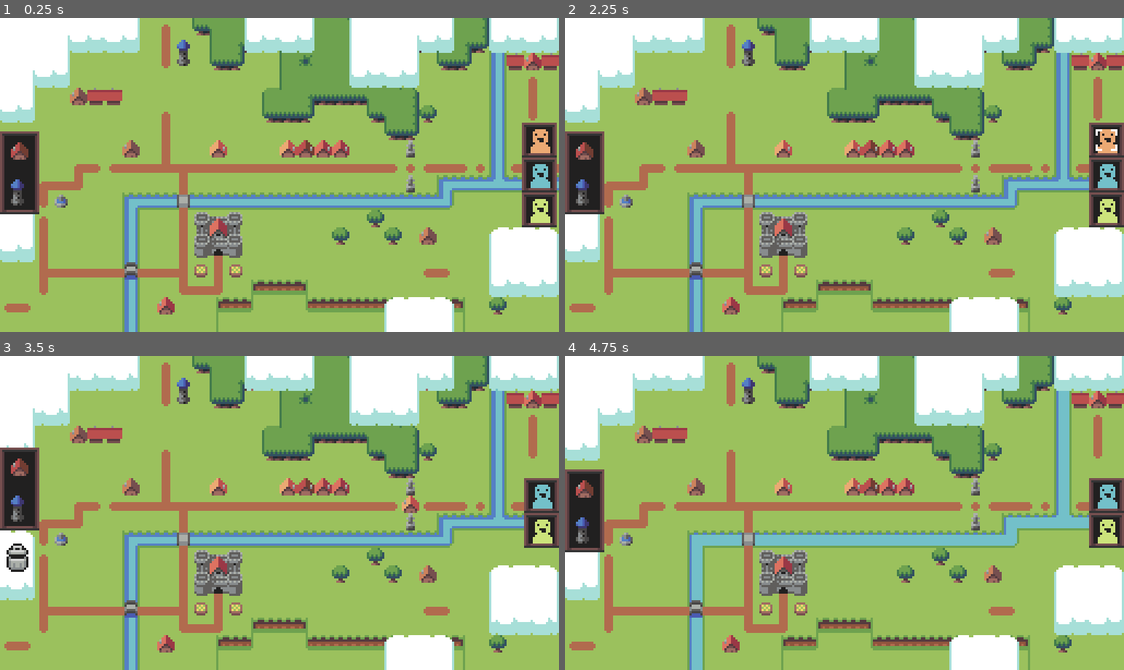
Above: before the commit, frames 1-4 (two rows, left to right).
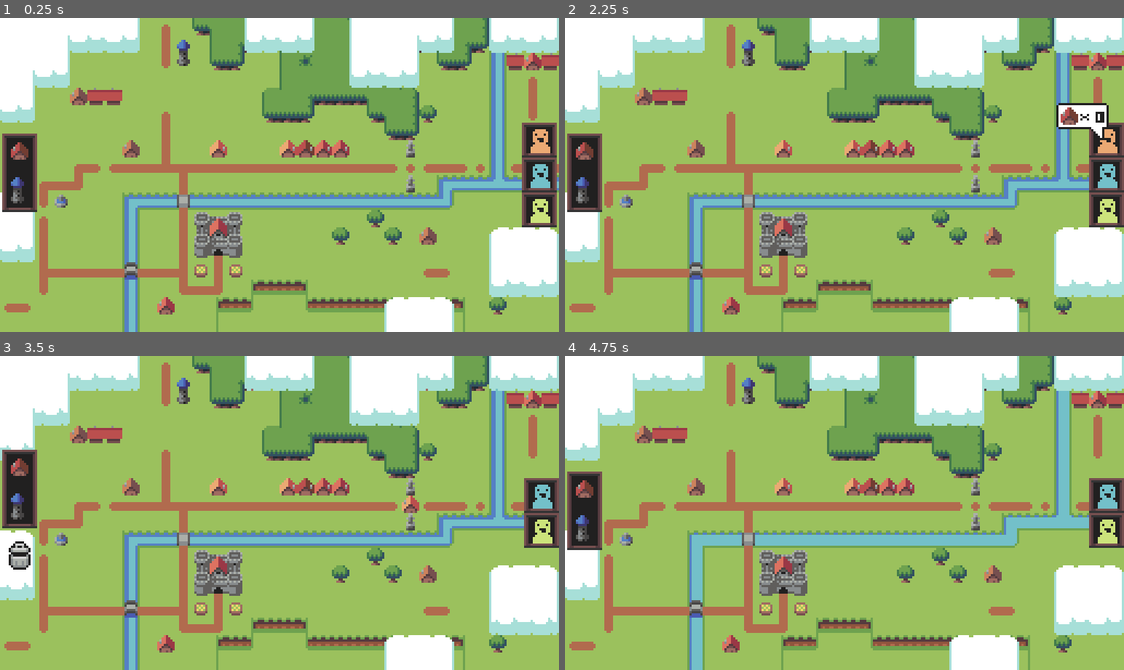
Above: after the commit, the same moments.

Repository: food-please/LSJ3
Game: Godot game, scene res://src/main.tscn
Same seed, same stepped clock (60 frames per second), same inputs: the game is played once before the commit and once after it.
Inputs (mouse positions are in pixels of both pictures, inside the frame that each line leads up to):
- Up to frame 1 (0.25 s): no input
- Up to frame 2 (2.25 s): click (1107, 140) at 0.52 s; click (1107, 140) at 1.27 s; click (1107, 140) at 2.02 s
- Up to frame 3 (3.5 s): tap Enter (ui_accept) at 2.75, 3.02 s; move the mouse to (402, 497) at 2.77 s; press the mouse at (402, 497) at 2.78 s
- Up to frame 4 (4.75 s): release the mouse at (967, 497) at 3.5 s; tap Enter (ui_accept) at 3.5 s; drag from (587, 556) to (816, 575) at 3.52 s; move the mouse to (900, 443) at 4.27 s; press the mouse at (900, 443) at 4.28 s

The runs differ from the first frame. In frame 1, 0.9% of the frame differs, in the area x 0-8%, y 36-63%; in frame 2, 1.7%, in the area x 0-99%, y 27-63%; in frame 3, 1.2%; in frame 4, 0.9%.

Commit message:
Add construction requirements UI bubble

Diff:
--- a/src/ui/constructions/bubble/construction_bubble.tscn
+++ b/src/ui/constructions/bubble/construction_bubble.tscn
@@ -1,29 +1,53 @@
-[gd_scene load_steps=3 format=3 uid="uid://btp6rpsson4se"]
+[gd_scene load_steps=5 format=3 uid="uid://btp6rpsson4se"]
 
 [ext_resource type="Texture2D" uid="uid://cnvnuu48rr8jx" path="res://src/ui/constructions/bubble/requirements_bubble.atlastex" id="1_oyuum"]
+[ext_resource type="Script" path="res://src/ui/constructions/bubble/ui_construction_bubble.gd" id="1_shspb"]
 [ext_resource type="PackedScene" uid="uid://0w7bjhs8khei" path="res://src/ui/constructions/bubble/construction_bubble_requirement.tscn" id="2_w2miv"]
+[ext_resource type="Texture2D" uid="uid://criotj0t8hc3s" path="res://src/ui/constructions/bubble/requirements_bubble_tail.atlastex" id="4_pgnlc"]
 
 [node name="ConstructionRequirementsBubble" type="Control"]
 layout_mode = 3
 anchors_preset = 0
+script = ExtResource("1_shspb")
+orientation = 3
 
-[node name="Background" type="NinePatchRect" parent="."]
-layout_mode = 0
-offset_right = 4.0
-offset_bottom = 4.0
+[node name="Bubble" type="MarginContainer" parent="."]
+layout_mode = 1
+offset_left = -1.0
+offset_top = 5.0
+offset_right = 23.0
+offset_bottom = 17.0
+
+[node name="Background" type="NinePatchRect" parent="Bubble"]
+layout_mode = 2
 texture = ExtResource("1_oyuum")
 patch_margin_left = 2
 patch_margin_top = 2
 patch_margin_right = 2
 patch_margin_bottom = 2
 
-[node name="MarginContainer" type="MarginContainer" parent="."]
-layout_mode = 0
-offset_right = 40.0
-offset_bottom = 40.0
+[node name="Requirements" type="MarginContainer" parent="Bubble"]
+layout_mode = 2
+theme_override_constants/margin_left = 0
+theme_override_constants/margin_top = 2
+theme_override_constants/margin_right = 0
+theme_override_constants/margin_bottom = 2
 
-[node name="HBoxContainer" type="HBoxContainer" parent="MarginContainer"]
+[node name="CenterContainer" type="CenterContainer" parent="Bubble/Requirements"]
 layout_mode = 2
 
-[node name="Requirement" parent="MarginContainer/HBoxContainer" instance=ExtResource("2_w2miv")]
+[node name="HBoxContainer" type="HBoxContainer" parent="Bubble/Requirements/CenterContainer"]
 layout_mode = 2
+theme_override_constants/separation = 0
+
+[node name="Requirement" parent="Bubble/Requirements/CenterContainer/HBoxContainer" instance=ExtResource("2_w2miv")]
+layout_mode = 2
+
+[node name="Tail" type="TextureRect" parent="."]
+layout_mode = 2
+offset_right = 8.0
+offset_bottom = 6.0
+texture = ExtResource("4_pgnlc")
+stretch_mode = 2
+flip_h = true
+flip_v = true
--- a/src/ui/constructions/bubble/construction_bubble_requirement.tscn
+++ b/src/ui/constructions/bubble/construction_bubble_requirement.tscn
@@ -1,19 +1,31 @@
-[gd_scene load_steps=2 format=3 uid="uid://0w7bjhs8khei"]
+[gd_scene load_steps=6 format=3 uid="uid://0w7bjhs8khei"]
 
 [ext_resource type="Script" path="res://src/ui/constructions/bubble/uiconstruction_bubble_requirement.gd" id="1_67v0o"]
+[ext_resource type="Script" path="res://src/ui/constructions/bubble/uimodifier.gd" id="2_ratr3"]
+[ext_resource type="Texture2D" uid="uid://b7r5l86qgsnlx" path="res://src/ui/constructions/bubble/quantity.atlastex" id="2_x4cig"]
+[ext_resource type="Texture2D" uid="uid://cjs6lun0168if" path="res://constructions/house.atlastex" id="2_yvxcc"]
+[ext_resource type="PackedScene" uid="uid://ugarwydgnx5v" path="res://src/ui/number/ui_number.tscn" id="3_2mdj6"]
 
-[node name="MarginContainer" type="MarginContainer"]
+[node name="UIConstructionRequirement" type="MarginContainer"]
+theme_override_constants/margin_left = 2
 script = ExtResource("1_67v0o")
 quantity = 10
 
 [node name="HBoxContainer" type="HBoxContainer" parent="."]
 layout_mode = 2
+theme_override_constants/separation = -1
 
 [node name="Icon" type="TextureRect" parent="HBoxContainer"]
+custom_minimum_size = Vector2(8, 8)
 layout_mode = 2
+texture = ExtResource("2_yvxcc")
+stretch_mode = 2
 
 [node name="Modifier" type="TextureRect" parent="HBoxContainer"]
 layout_mode = 2
+texture = ExtResource("2_x4cig")
+stretch_mode = 2
+script = ExtResource("2_ratr3")
 
-[node name="Number" type="TextureRect" parent="HBoxContainer"]
+[node name="Number" parent="HBoxContainer" instance=ExtResource("3_2mdj6")]
 layout_mode = 2
--- /dev/null
+++ b/src/ui/constructions/bubble/ui_construction_bubble.gd
@@ -0,0 +1,39 @@
+@tool
+class_name ConstructionBubble extends Control
+
+enum BubbleOrientation { TOP_LEFT, TOP_RIGHT, BOTTOM_LEFT, BOTTOM_RIGHT }
+
+@export var orientation: BubbleOrientation:
+	set(value):
+		orientation = value
+		if not is_inside_tree():
+			await ready
+
+		match orientation:
+			BubbleOrientation.TOP_LEFT:
+				tail.flip_h = false
+				tail.flip_v = false
+				tail.position = -tail.size
+
+				bubble.position = Vector2(-bubble.size.x+1, -bubble.size.y-tail.size.y+1)
+			BubbleOrientation.TOP_RIGHT:
+				tail.flip_h = true
+				tail.flip_v = false
+				tail.position = Vector2(0, -tail.size.y)
+
+				bubble.position = Vector2(-1, -bubble.size.y-tail.size.y+1)
+			BubbleOrientation.BOTTOM_LEFT:
+				tail.flip_h = false
+				tail.flip_v = true
+				tail.position = Vector2(-tail.size.x, 0)
+
+				bubble.position = Vector2(-bubble.size.x+1, tail.size.y-1)
+			BubbleOrientation.BOTTOM_RIGHT:
+				tail.flip_h = true
+				tail.flip_v = true
+				tail.position = Vector2.ZERO
+
+				bubble.position = Vector2(-1, tail.size.y-1)
+
+@onready var bubble: = $Bubble
+@onready var tail: = $Tail
--- /dev/null
+++ b/src/ui/constructions/bubble/uimodifier.gd
@@ -0,0 +1,15 @@
+@tool
+class_name RequirementType extends TextureRect
+
+const TEXTURES: = {
+	Modifier.Quantity: preload("res://src/ui/constructions/bubble/quantity.atlastex"),
+	Modifier.GreaterThan: preload("res://src/ui/constructions/bubble/greater.atlastex"),
+	Modifier.LessThan: preload("res://src/ui/constructions/bubble/less.atlastex"),
+}
+
+enum Modifier { Quantity, GreaterThan, LessThan }
+
+@export var type: Modifier:
+	set(value):
+		type = value
+		texture = TEXTURES.get(type, TEXTURES[Modifier.Quantity])
--- a/src/ui/constructions/construction_button.gd
+++ b/src/ui/constructions/construction_button.gd
@@ -1,5 +1,7 @@
 @tool
 extends CenterContainer
+
+const BUBBLE: = preload("res://src/ui/constructions/bubble/construction_bubble.tscn")
 
 @export var type: ConstructionData:
 	set(value):
@@ -13,7 +15,9 @@
 		else:
 			_icon.texture = null
 
-@onready var _button: = $TextureButton as TextureButton
+var _bubble: ConstructionBubble = null
+
+@onready var _button: = $MarginContainer/TextureButton as TextureButton
 @onready var _icon: = $MarginContainer/Icon as TextureRect
 
 
@@ -21,11 +25,12 @@
 	if Engine.is_editor_hint():
 		return
 
-	$AnimationPlayer.play("default")
-
 	Events.construction_data_selected.connect(
 		func(data: ConstructionData):
 			if type == null or type != data:
+				if _bubble:
+					_bubble.queue_free()
+					_bubble = null
 				_button.set_pressed_no_signal(false)
 	)
 
@@ -33,8 +38,17 @@
 		func(value: bool):
 			if value == true:
 				Events.construction_data_selected.emit(type)
+				if _bubble:
+					_bubble.queue_free()
+					_bubble = null
+				_bubble = BUBBLE.instantiate()
+				_bubble.orientation = _bubble.BubbleOrientation.TOP_RIGHT
+				add_child(_bubble)
 
 			else:
 				Events.construction_data_selected.emit(null)
+				if _bubble:
+					_bubble.queue_free()
+					_bubble = null
 	)
 	pass
--- a/src/ui/constructions/construction_button.tscn
+++ b/src/ui/constructions/construction_button.tscn
@@ -1,46 +1,6 @@
-[gd_scene load_steps=7 format=3 uid="uid://caecvfqyl8nwl"]
+[gd_scene load_steps=2 format=3 uid="uid://caecvfqyl8nwl"]
 
 [ext_resource type="Script" path="res://src/ui/constructions/construction_button.gd" id="1_mupaa"]
-[ext_resource type="Texture2D" uid="uid://d3h1itqbp2wpf" path="res://src/ui/constructions/construction_highlight1.atlastex" id="2_e6w72"]
-[ext_resource type="Texture2D" uid="uid://djege0fqplx56" path="res://src/ui/constructions/construction_highlight2.atlastex" id="3_6u4j2"]
-
-[sub_resource type="Animation" id="Animation_u5enn"]
-length = 0.001
-tracks/0/type = "value"
-tracks/0/imported = false
-tracks/0/enabled = true
-tracks/0/path = NodePath("TextureButton:texture_pressed")
-tracks/0/interp = 1
-tracks/0/loop_wrap = true
-tracks/0/keys = {
-"times": PackedFloat32Array(0),
-"transitions": PackedFloat32Array(1),
-"update": 1,
-"values": [ExtResource("2_e6w72")]
-}
-
-[sub_resource type="Animation" id="Animation_w8tft"]
-resource_name = "default"
-loop_mode = 1
-step = 0.5
-tracks/0/type = "value"
-tracks/0/imported = false
-tracks/0/enabled = true
-tracks/0/path = NodePath("TextureButton:texture_pressed")
-tracks/0/interp = 1
-tracks/0/loop_wrap = true
-tracks/0/keys = {
-"times": PackedFloat32Array(0, 0.5),
-"transitions": PackedFloat32Array(1, 1),
-"update": 1,
-"values": [ExtResource("2_e6w72"), ExtResource("3_6u4j2")]
-}
-
-[sub_resource type="AnimationLibrary" id="AnimationLibrary_7hapn"]
-_data = {
-"RESET": SubResource("Animation_u5enn"),
-"default": SubResource("Animation_w8tft")
-}
 
 [node name="ConstructionButton" type="CenterContainer"]
 offset_right = 14.0
@@ -62,13 +22,6 @@
 mouse_filter = 2
 stretch_mode = 2
 
-[node name="TextureButton" type="TextureButton" parent="."]
+[node name="TextureButton" type="TextureButton" parent="MarginContainer"]
 layout_mode = 2
 toggle_mode = true
-texture_pressed = ExtResource("2_e6w72")
-
-[node name="AnimationPlayer" type="AnimationPlayer" parent="."]
-libraries = {
-"": SubResource("AnimationLibrary_7hapn")
-}
-autoplay = "default"
--- a/src/ui/number/ui_number.gd
+++ b/src/ui/number/ui_number.gd
@@ -1,4 +1,50 @@
 @tool
-extends HBoxContainer
+extends CenterContainer
 
-@export_range(0, 10, 1, "greater_than") var quantity
+const DIGITS: = [
+	preload("res://src/ui/number/number_0.atlastex"),
+	preload("res://src/ui/number/number_1.atlastex"),
+	preload("res://src/ui/number/number_2.atlastex"),
+	preload("res://src/ui/number/number_3.atlastex"),
+	preload("res://src/ui/number/number_4.atlastex"),
+	preload("res://src/ui/number/number_5.atlastex"),
+	preload("res://src/ui/number/number_6.atlastex"),
+	preload("res://src/ui/number/number_7.atlastex"),
+	preload("res://src/ui/number/number_8.atlastex"),
+	preload("res://src/ui/number/number_9.atlastex"),
+]
+
+@export_range(0, 9999, 1, "greater_than") var quantity: int:
+	set = set_quantity
+
+@onready var _ones: = $Items/Ones as TextureRect
+@onready var _tens: = $Items/Decs as TextureRect
+@onready var _hundreds: = $Items/Cents as TextureRect
+@onready var _thousands: = $Items/Mils as TextureRect
+
+
+func set_quantity(value: int) -> void:
+	quantity = value
+
+	_ones.texture = DIGITS[value % 10]
+
+	if value > 9:
+		@warning_ignore("integer_division")
+		_tens.texture = DIGITS[(value/10)%10]
+		_tens.show()
+	else:
+		_tens.hide()
+
+	if value > 99:
+		@warning_ignore("integer_division")
+		_hundreds.texture = DIGITS[(value/100)%10]
+		_hundreds.show()
+	else:
+		_hundreds.hide()
+
+	if value > 999:
+		@warning_ignore("integer_division")
+		_thousands.texture = DIGITS[(value/1000)%10]
+		_thousands.show()
+	else:
+		_thousands.hide()
--- a/src/ui/number/ui_number.tscn
+++ b/src/ui/number/ui_number.tscn
@@ -1,11 +1,37 @@
-[gd_scene load_steps=2 format=3 uid="uid://ugarwydgnx5v"]
+[gd_scene load_steps=4 format=3 uid="uid://ugarwydgnx5v"]
 
 [ext_resource type="Script" path="res://src/ui/number/ui_number.gd" id="1_dy2gm"]
+[ext_resource type="Texture2D" uid="uid://7u56ti4ueanb" path="res://src/ui/number/number_1.atlastex" id="2_ynsjo"]
+[ext_resource type="Texture2D" uid="uid://dhuvkocd4bfti" path="res://src/ui/number/number_0.atlastex" id="3_jwwe3"]
 
-[node name="Number" type="HBoxContainer"]
-offset_right = 40.0
-offset_bottom = 40.0
+[node name="Number" type="CenterContainer"]
+offset_right = 8.0
+offset_bottom = 8.0
 script = ExtResource("1_dy2gm")
 
-[node name="TextureRect" type="TextureRect" parent="."]
+[node name="Items" type="HBoxContainer" parent="."]
 layout_mode = 2
+theme_override_constants/separation = -3
+
+[node name="Mils" type="TextureRect" parent="Items"]
+visible = false
+layout_mode = 2
+texture = ExtResource("2_ynsjo")
+stretch_mode = 2
+
+[node name="Cents" type="TextureRect" parent="Items"]
+visible = false
+layout_mode = 2
+texture = ExtResource("3_jwwe3")
+stretch_mode = 2
+
+[node name="Decs" type="TextureRect" parent="Items"]
+visible = false
+layout_mode = 2
+texture = ExtResource("3_jwwe3")
+stretch_mode = 2
+
+[node name="Ones" type="TextureRect" parent="Items"]
+layout_mode = 2
+texture = ExtResource("3_jwwe3")
+stretch_mode = 2
--- a/src/ui/workers/citizen_button.tscn
+++ b/src/ui/workers/citizen_button.tscn
@@ -1,48 +1,8 @@
-[gd_scene load_steps=9 format=3 uid="uid://x00ggc2fmteu"]
+[gd_scene load_steps=4 format=3 uid="uid://x00ggc2fmteu"]
 
 [ext_resource type="Script" path="res://src/ui/workers/ui_citizen_button.gd" id="1_t4mk7"]
 [ext_resource type="Texture2D" uid="uid://dofrsqbqhok7n" path="res://src/ui/workers/worker_background.atlastex" id="2_fog42"]
 [ext_resource type="Texture2D" uid="uid://c3qlp6c1lh6mn" path="res://src/ui/workers/worker_portrait_blue.atlastex" id="3_ayec1"]
-[ext_resource type="Texture2D" uid="uid://d3h1itqbp2wpf" path="res://src/ui/constructions/construction_highlight1.atlastex" id="4_c81vi"]
-[ext_resource type="Texture2D" uid="uid://djege0fqplx56" path="res://src/ui/constructions/construction_highlight2.atlastex" id="5_rbyaa"]
-
-[sub_resource type="Animation" id="Animation_64hol"]
-resource_name = "default"
-loop_mode = 1
-step = 0.5
-tracks/0/type = "value"
-tracks/0/imported = false
-tracks/0/enabled = true
-tracks/0/path = NodePath("TextureButton:texture_pressed")
-tracks/0/interp = 1
-tracks/0/loop_wrap = true
-tracks/0/keys = {
-"times": PackedFloat32Array(0, 0.5),
-"transitions": PackedFloat32Array(1, 1),
-"update": 1,
-"values": [ExtResource("4_c81vi"), ExtResource("5_rbyaa")]
-}
-
-[sub_resource type="Animation" id="Animation_8q2go"]
-length = 0.001
-tracks/0/type = "value"
-tracks/0/imported = false
-tracks/0/enabled = true
-tracks/0/path = NodePath("TextureButton:texture_pressed")
-tracks/0/interp = 1
-tracks/0/loop_wrap = true
-tracks/0/keys = {
-"times": PackedFloat32Array(0),
-"transitions": PackedFloat32Array(1),
-"update": 1,
-"values": [ExtResource("4_c81vi")]
-}
-
-[sub_resource type="AnimationLibrary" id="AnimationLibrary_qgyj6"]
-_data = {
-"RESET": SubResource("Animation_8q2go"),
-"default": SubResource("Animation_64hol")
-}
 
 [node name="CitizenButton" type="CenterContainer"]
 offset_right = 16.0
@@ -64,13 +24,6 @@
 layout_mode = 2
 texture = ExtResource("3_ayec1")
 
-[node name="TextureButton" type="TextureButton" parent="."]
+[node name="TextureButton" type="TextureButton" parent="MarginContainer"]
 layout_mode = 2
 toggle_mode = true
-texture_pressed = ExtResource("4_c81vi")
-
-[node name="AnimationPlayer" type="AnimationPlayer" parent="."]
-libraries = {
-"": SubResource("AnimationLibrary_qgyj6")
-}
-autoplay = "default"
--- a/src/ui/workers/ui_citizen_button.gd
+++ b/src/ui/workers/ui_citizen_button.gd
@@ -1,8 +1,7 @@
 @tool
 class_name UIWorkerType extends CenterContainer
 
-signal citizen_settled
-#signal citizen_left
+const BUBBLE: = preload("res://src/ui/constructions/bubble/construction_bubble.tscn")
 
 const MOVE_TIME: = 0.3
 
@@ -17,6 +16,9 @@
 		preload("res://src/ui/workers/worker_portrait_yellow.atlastex"),
 }
 
+signal citizen_settled
+#signal citizen_left
+
 @export var dwelling_data: ConstructionData
 
 @export var portrait_colour: = Constants.CITIZEN_COLOURS.Blue:
@@ -28,9 +30,11 @@
 
 		portrait.texture = PORTRAITS.get(portrait_colour, null)
 
+var _bubble: ConstructionBubble = null
+
 var _x_move_tween: Tween
 
-@onready var button: = $TextureButton as TextureButton
+@onready var button: = $MarginContainer/TextureButton as TextureButton
 @onready var portrait: = $MarginContainer/Portrait as TextureRect
 
 
@@ -41,7 +45,13 @@
 	Events.construction_data_selected.connect(
 		func(data: ConstructionData):
 			if dwelling_data == null or dwelling_data != data:
+				if Events.construction_placed.is_connected(_on_construction_placed):
+					Events.construction_placed.disconnect(_on_construction_placed)
+
 				button.set_pressed_no_signal(false)
+				if _bubble:
+					_bubble.queue_free()
+					_bubble = null
 	)
 
 	button.toggled.connect(_on_button_toggled)
@@ -68,17 +78,30 @@
 	assert(dwelling_data, "A citizen '%s' has no dwelling data!" % name)
 	if value == true:
 		Events.construction_data_selected.emit(dwelling_data)
+		if _bubble:
+			_bubble.queue_free()
+			_bubble = null
+		_bubble = BUBBLE.instantiate()
+		_bubble.orientation = _bubble.BubbleOrientation.TOP_LEFT
+		add_child(_bubble)
 
 		Events.construction_placed.connect(_on_construction_placed)
 
 	else:
-		Events.construction_data_selected.emit(null)
-
 		if Events.construction_placed.is_connected(_on_construction_placed):
 			Events.construction_placed.disconnect(_on_construction_placed)
 
+		Events.construction_data_selected.emit(null)
+
+		if _bubble:
+			_bubble.queue_free()
+			_bubble = null
 
 func _on_construction_placed(_construction: Construction) -> void:
+	if _bubble:
+		_bubble.queue_free()
+		_bubble = null
+
 	button.disabled = true
 	Events.construction_data_selected.emit(null)
 	citizen_settled.emit()
Binary file added: src/ui/constructions/bubble/greater.atlastex
Binary file added: src/ui/constructions/bubble/less.atlastex
Binary file added: src/ui/constructions/bubble/quantity.atlastex
